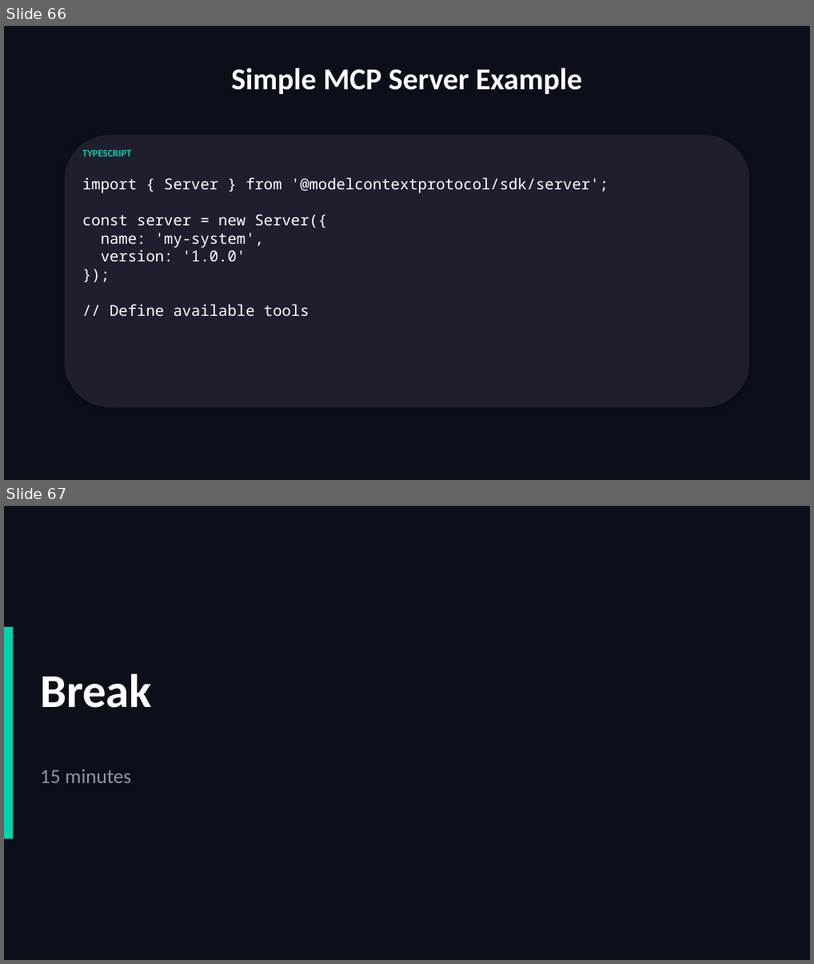
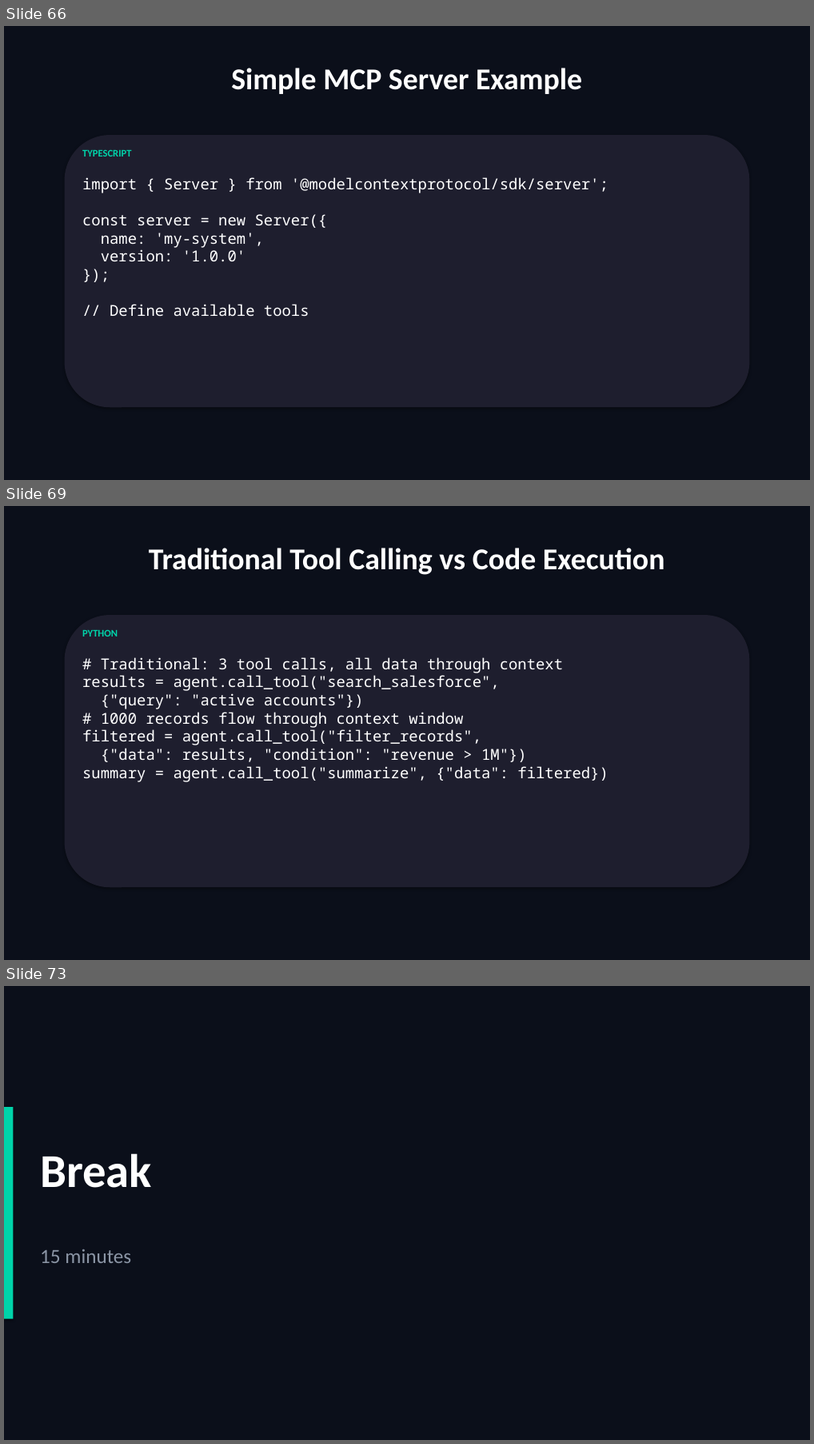
Before and after one commit to scottrhay/AIA-ClaudeCopilot, a slide deck: slides/Day3_Claude_Code_Advanced.pptx. Shown one above the other, each under a label of ours: slides 66 and 67 before the commit, slides 66, 69 and 73 after it; the slides between them are not shown. The pictures are 814x964 and 814x1444 pixels, drawn with LibreOffice and Linux fonts; fonts in the diff are those of the drawing. Boxes give left, top, right and bottom in pixels: in the first picture for what was removed or moved away, otherwise in the second. Text is boxed around its words. In the diff, an @@ line names an element or a change of style, - is before the commit and + after.

```diff
--- a/slides/Day3_Claude_Code_Advanced.pptx
+++ b/slides/Day3_Claude_Code_Advanced.pptx
@@ slide 69 added at [4,506,810,960], background #0B0F1A @@
@@ text added at [149,548,666,575], 36 pt, text #FFFFFF, bold @@
+Traditional Tool Calling vs Code Execution
@@ rounded rectangle added at [65,615,750,887], fill #1E1E2E @@
@@ text added at [82,629,118,636], 12 pt, text #00D4AA, bold @@
+PYTHON
@@ text added at [82,657,608,782], 18 pt, text #FFFFFF @@
+# Traditional: 3 tool calls, all data through context
+results = agent.call_tool("search_salesforce",
+{"query": "active accounts"})
+# 1000 records flow through context window
+filtered = agent.call_tool("filter_records",
+{"data": results, "condition": "revenue > 1M"})
+summary = agent.call_tool("summarize", {"data": filtered})
@@ what was slide 67 is now slide 73 @@
```
Also in this commit, not shown: 5 other slides added.
